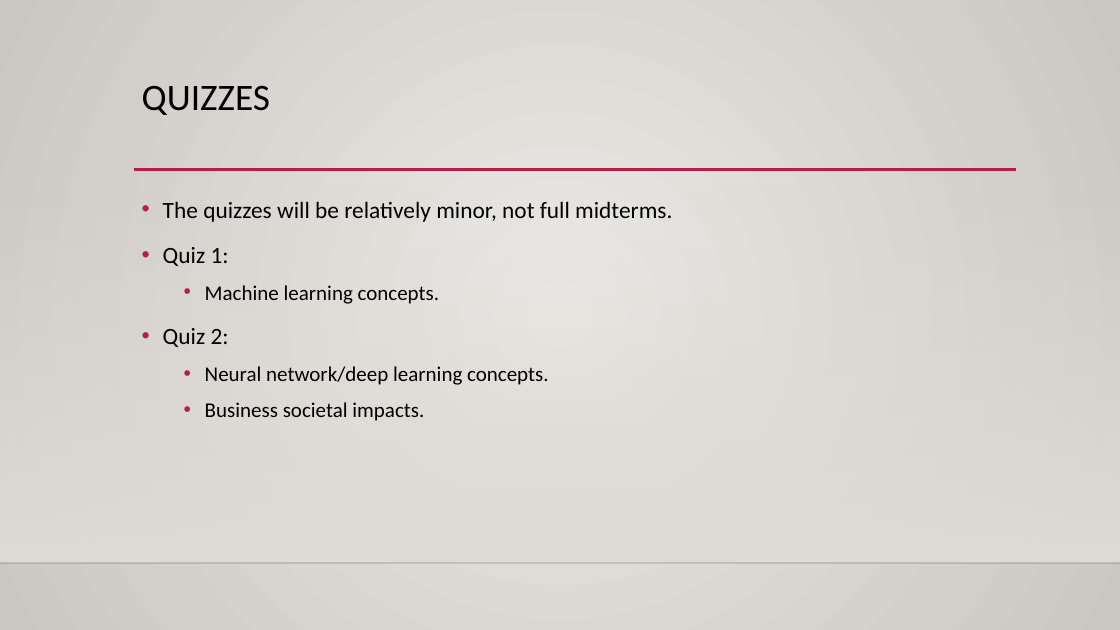
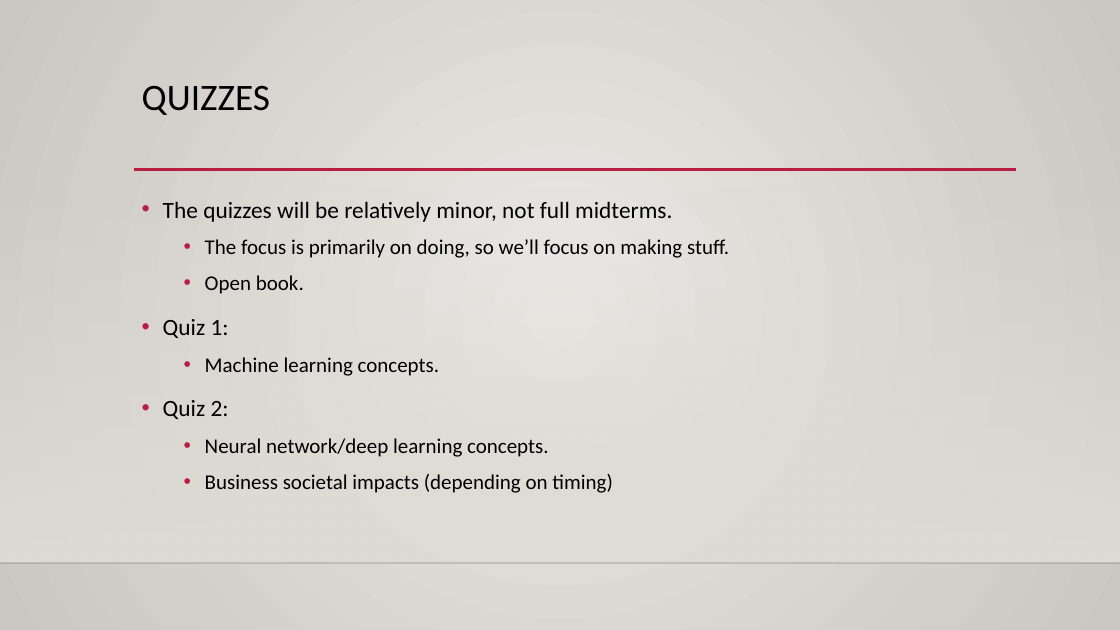
Before and after one commit to glennybarnes/Intro_to_Machine_Learning_Students, a slide deck: slide 6 of reference_content/Slides/Intro.pptx (slide 5 before the commit). Drawn at 1120x630 pixels with LibreOffice and Linux fonts; fonts in the diff are those of the drawing; background and template pictures are left out. Boxes give left, top, right and bottom in pixels: in the first picture for what was removed or moved away, otherwise in the second. Text is boxed around its words. In the diff, an @@ line names an element or a change of style, - is before the commit and + after.

```diff
--- a/reference_content/Slides/Intro.pptx
+++ b/reference_content/Slides/Intro.pptx
@@ text at (x1=205, y1=239, x2=729, y2=294): paragraphs added @@
+  • The focus is primarily on doing, so we’ll focus on making stuff.
+  • Open book.
@@ text at (x1=205, y1=474, x2=613, y2=493): text changed @@
-  • Business societal impacts.
+  • Business societal impacts (depending on timing)
```
Also in this commit, not shown: 5 other slides changed, 21 slides added, 3 other files.
